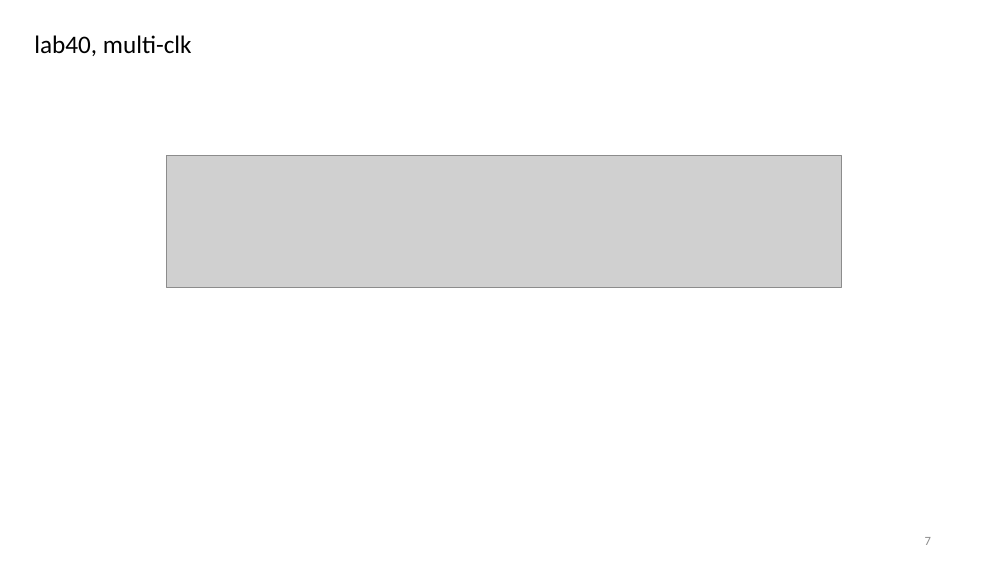
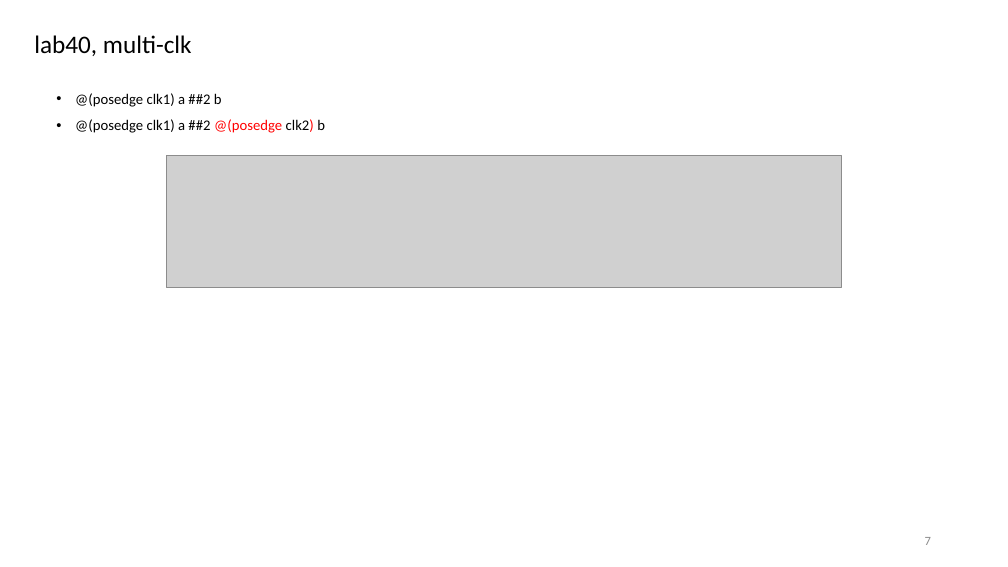
Before and after one commit to r06942072/study_sv, a slide deck: slide 7 of note.pptx. Drawn at 1008x567 pixels with LibreOffice and Linux fonts; fonts in the diff are those of the drawing; grey boxes stand for pictures. Boxes give left, top, right and bottom in pixels: in the first picture for what was removed or moved away, otherwise in the second. Text is boxed around its words. In the diff, an @@ line names an element or a change of style, - is before the commit and + after.

```diff
--- a/note.pptx
+++ b/note.pptx
@@ text added at box(75, 93, 325, 133), 14 pt, text #000000 @@
+• @(posedge clk1) a ##2 b
+• @(posedge clk1) a ##2 @(posedge clk2) b
```
Also in this commit, not shown: 3 other slides changed, 5 other files.
